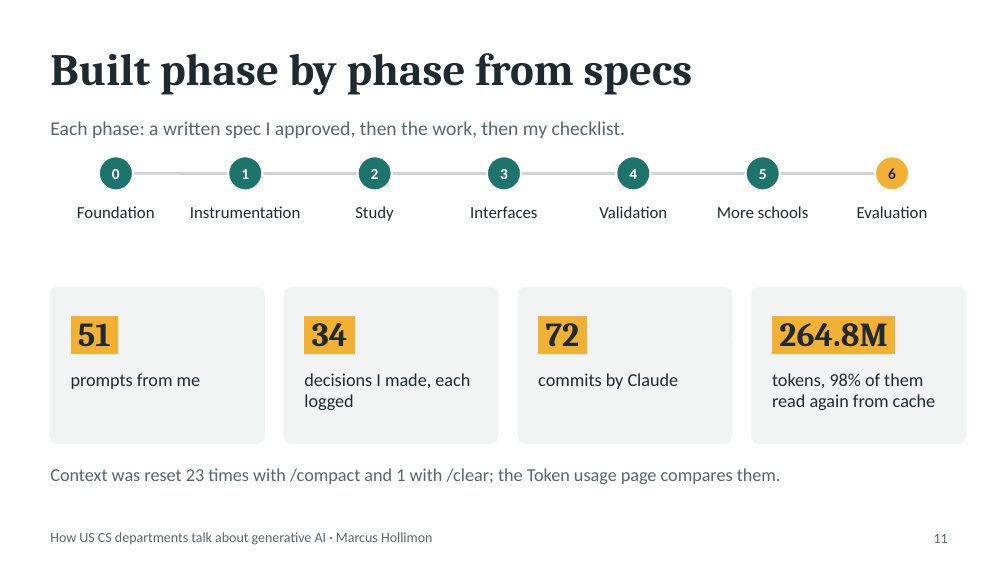
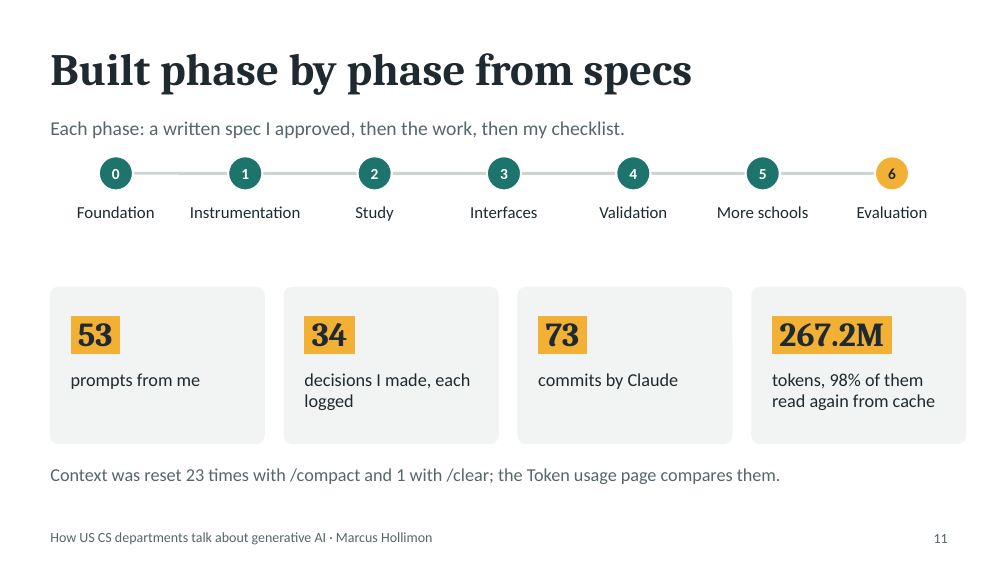
Before and after one commit to Marcus-Hollimon/Project-2-AI-Use-In-Schools, a slide deck: slide 11 of presentation/AI-in-CS-departments.pptx. Drawn at 1008x567 pixels with LibreOffice and Linux fonts; fonts in the diff are those of the drawing. Boxes give left, top, right and bottom in pixels: in the first picture for what was removed or moved away, otherwise in the second. Text is boxed around its words. In the diff, an @@ line names an element or a change of style, - is before the commit and + after.

```diff
--- a/presentation/AI-in-CS-departments.pptx
+++ b/presentation/AI-in-CS-departments.pptx
@@ text at bbox=[78, 315, 113, 347]: text changed @@
-51
+53
@@ text at bbox=[546, 315, 580, 347]: text changed @@
-72
+73
@@ text at bbox=[779, 315, 884, 347]: text changed @@
-264.8M
+267.2M
```
Also in this commit, not shown: 1 slide added, 1 slide removed, 8 other files.
